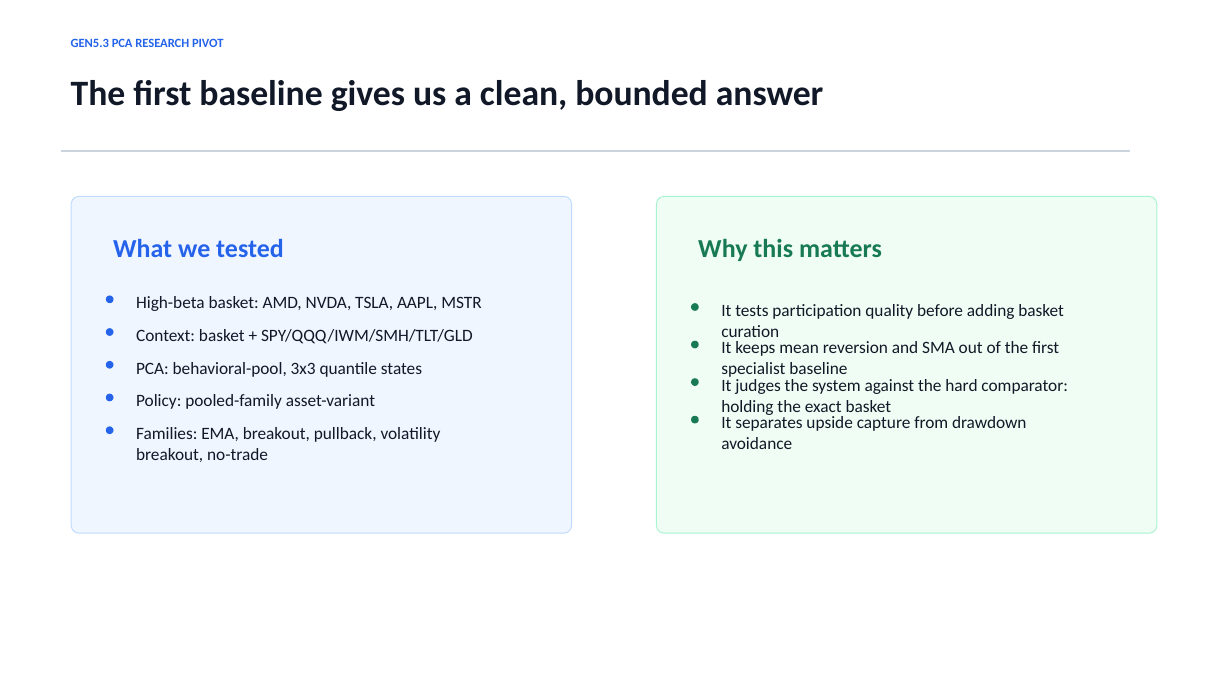
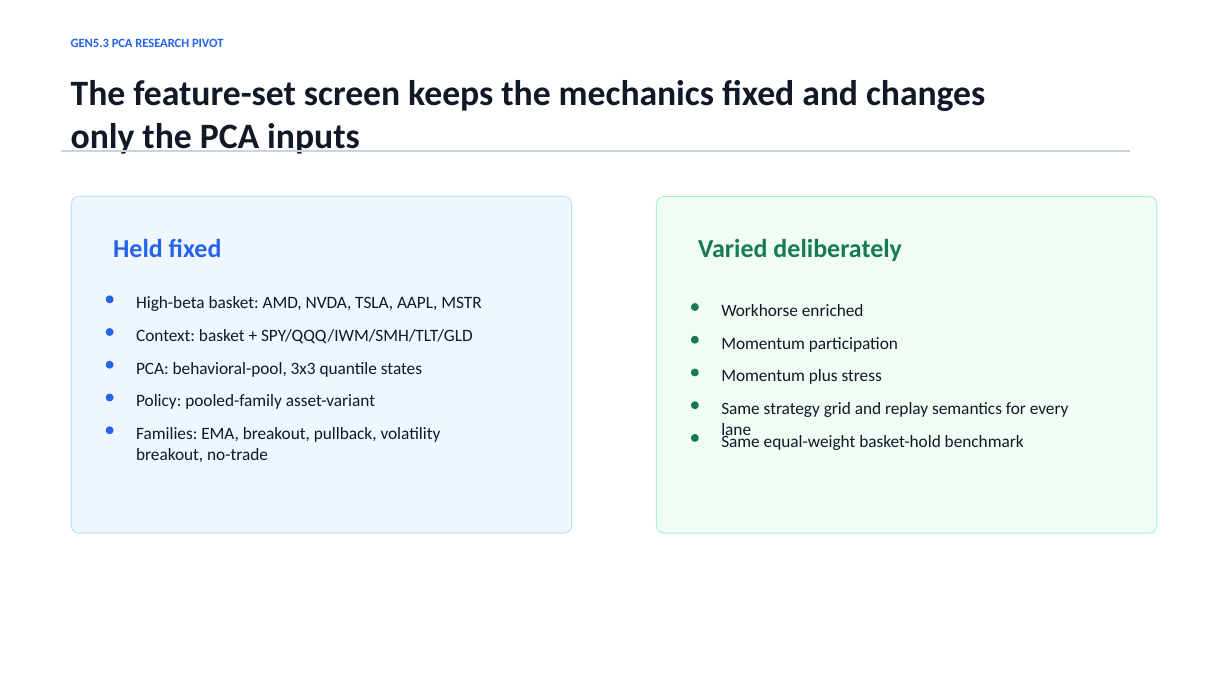
Before and after one commit to Francisc0Franc0/Time-Series-Modeling-Gen5, a slide deck: slide 10 of presentations/gen5_3_bull_momentum_specialist_plan.pptx. Drawn at 1232x693 pixels with LibreOffice and Linux fonts; fonts in the diff are those of the drawing. Boxes give left, top, right and bottom in pixels: in the first picture for what was removed or moved away, otherwise in the second. Text is boxed around its words. In the diff, an @@ line names an element or a change of style, - is before the commit and + after.

Commit message:
Add Gen5.3 momentum feature-set screen

```diff
--- a/presentations/gen5_3_bull_momentum_specialist_plan.pptx
+++ b/presentations/gen5_3_bull_momentum_specialist_plan.pptx
@@ text at [71, 80, 985, 154]: text changed @@
-The first baseline gives us a clean, bounded answer
+The feature-set screen keeps the mechanics fixed and changes only the PCA inputs
@@ text at [113, 238, 222, 257]: text changed @@
-What we tested
+Held fixed
@@ text at [698, 238, 902, 261]: text changed @@
-Why this matters
+Varied deliberately
@@ text at [721, 304, 864, 316]: text changed @@
-It tests participation quality before adding basket curation
+Workhorse enriched
@@ ellipse: place and size @@
-ellipse at [691, 341, 699, 348]
+ellipse at [691, 336, 699, 344]
@@ text at [721, 337, 898, 352]: text changed @@
-It keeps mean reversion and SMA out of the first specialist baseline
+Momentum participation
@@ ellipse: place and size @@
-ellipse at [691, 378, 699, 385]
+ellipse at [691, 369, 699, 376]
@@ text at [721, 369, 882, 384]: text changed @@
-It judges the system against the hard comparator: holding the exact basket
+Momentum plus stress
@@ ellipse: place and size @@
-ellipse at [691, 416, 699, 423]
+ellipse at [691, 401, 699, 409]
@@ text at [721, 402, 1069, 440]: text changed @@
-It separates upside capture from drawdown avoidance
+Same strategy grid and replay semantics for every lane
@@ ellipse added at [691, 434, 699, 442], fill #177A55 @@
@@ text added at [721, 433, 1024, 450], 13.5 pt, text #111827 @@
+Same equal-weight basket-hold benchmark
```
Also in this commit, not shown: 3 other slides changed, 1 slide added, 8 other files.
